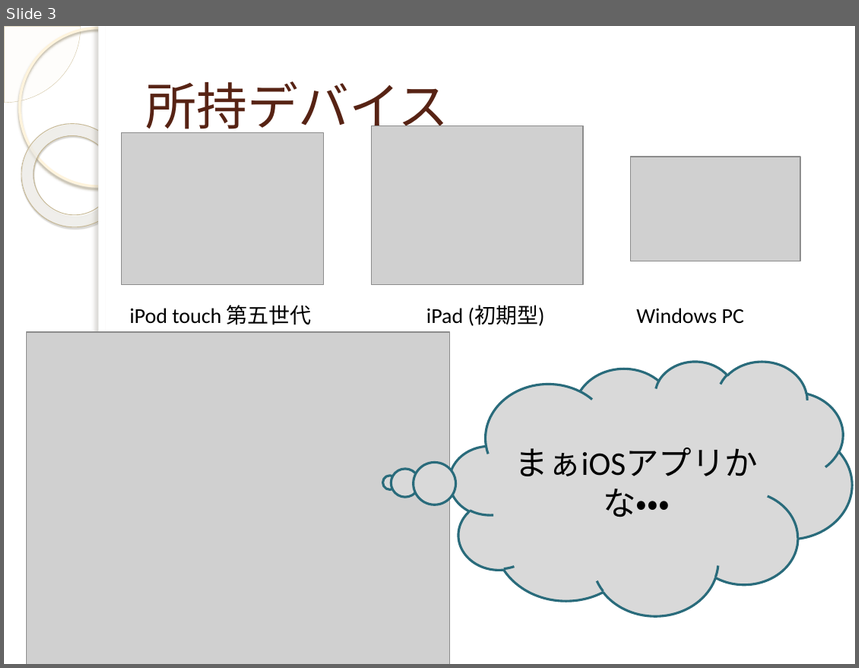
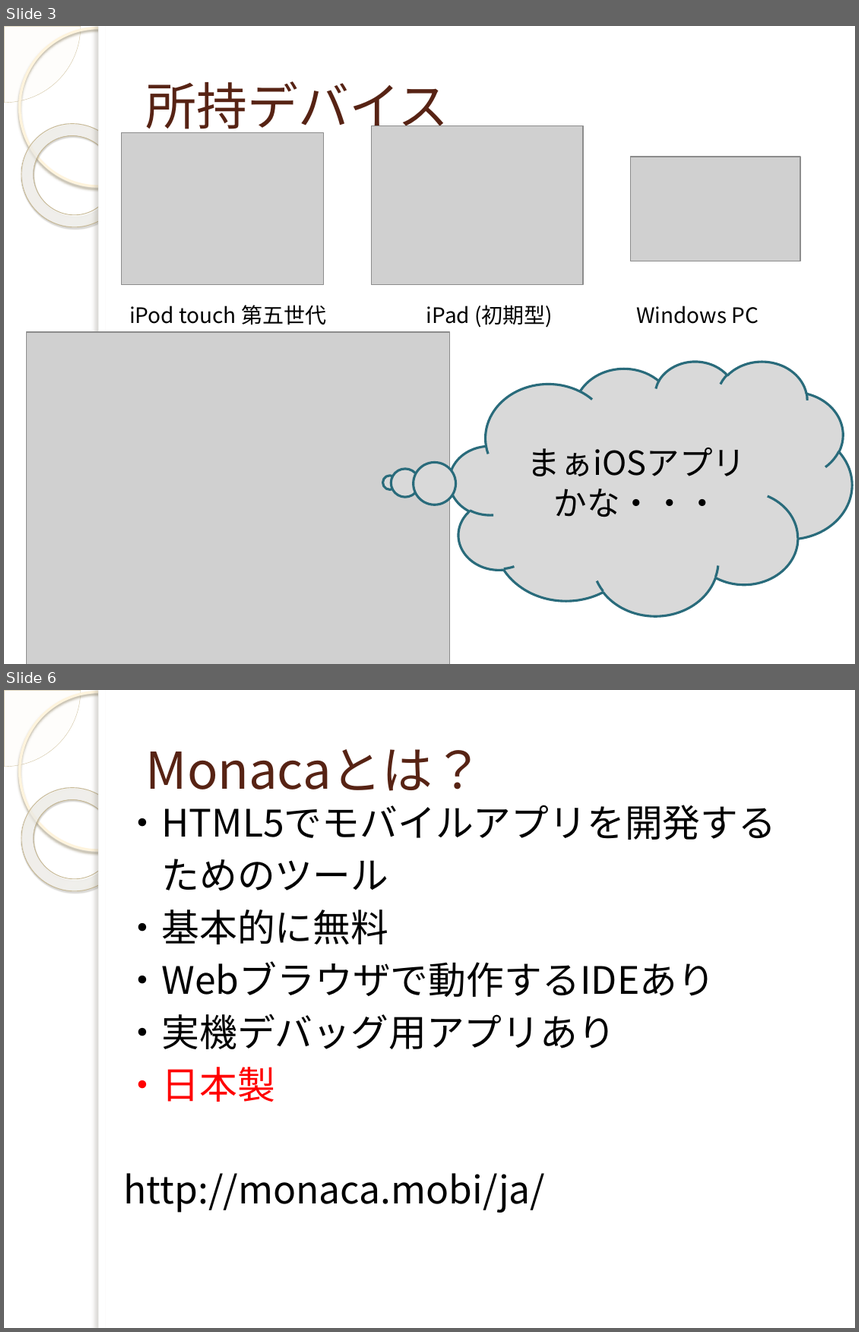
Before and after one commit to yuridonus/FEstudy, a slide deck: monaca.pptx. Shown one above the other, each under a label of ours: slide 3 before the commit, slides 3 and 6 after it; the slides between them are not shown. The pictures are 859x668 and 859x1332 pixels, drawn with LibreOffice and Linux fonts; fonts in the diff are those of the drawing; grey boxes stand for pictures; background and template pictures are left out. Boxes give left, top, right and bottom in pixels: in the first picture for what was removed or moved away, otherwise in the second. Text is boxed around its words. In the diff, an @@ line names an element or a change of style, - is before the commit and + after.

```diff
--- a/monaca.pptx
+++ b/monaca.pptx
@@ slide 6 added at (4, 690, 855, 1328), background picture (left out); not listed: 5 template elements that a slide beside it also shows @@
@@ title added at (146, 749, 484, 791), 43 pt, text #572314 @@
+Monacaとは？
@@ text added at (124, 805, 776, 1213), 32 pt, text #000000 @@
+・HTML5でモバイルアプリを開発する
+ためのツール
+・基本的に無料
+・Webブラウザで動作するIDEあり
+・実機デバッグ用アプリあり
+・日本製
+http://monaca.mobi/ja/
@@ slide 3 changed as well @@
@@ font Calibri to Noto Sans CJK JP in 4 elements at (450, 361, 853, 616), (129, 305, 326, 325), (427, 305, 553, 328), (636, 306, 759, 324) @@
```
Also in this commit, not shown: 4 other slides changed, 7 other slides added, 10 slides removed.
